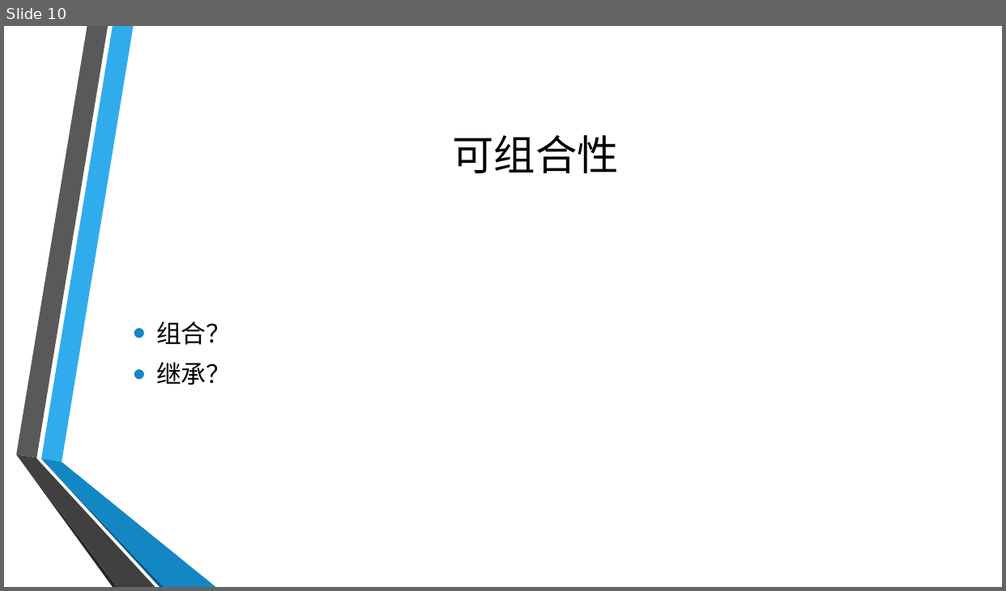
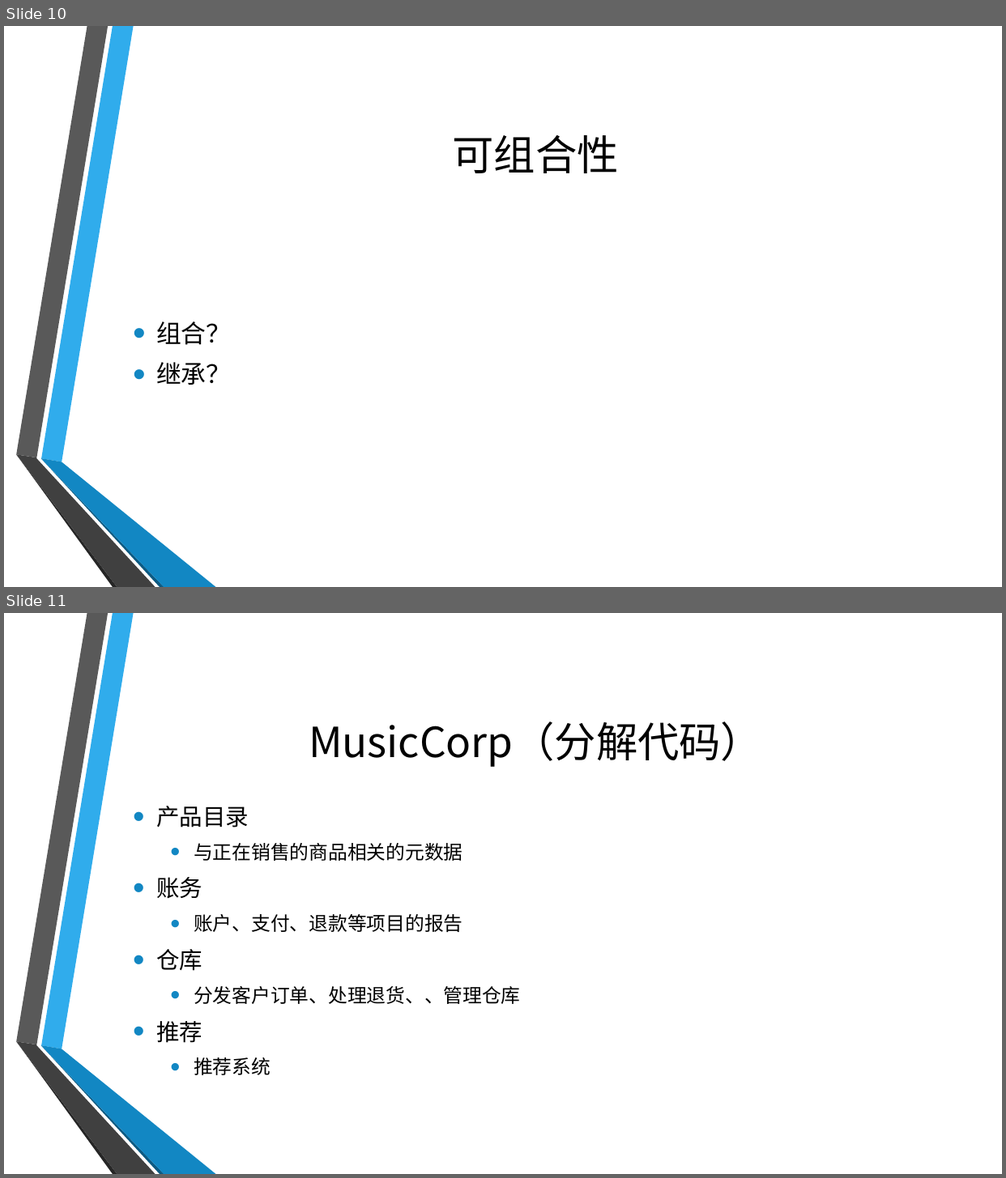
Before and after one commit to GloryXu/spring-cloud, a slide deck: Micro Service.pptx. Shown one above the other, each under a label of ours: slide 10 before the commit, slides 10 and 11 after it. The pictures are 1006x591 and 1006x1178 pixels, drawn with LibreOffice and Linux fonts; fonts in the diff are those of the drawing; background and template pictures are left out. Boxes give left, top, right and bottom in pixels: in the first picture for what was removed or moved away, otherwise in the second. Text is boxed around its words. In the diff, an @@ line names an element or a change of style, - is before the commit and + after.

```diff
--- a/Micro Service.pptx
+++ b/Micro Service.pptx
@@ slide 11 added at bbox=[4, 613, 1002, 1174], background picture (left out); not listed: 6 template elements that a slide beside it also shows @@
@@ title added at bbox=[309, 722, 762, 767], 40 pt, text #000000 @@
+MusicCorp（分解代码）
@@ text added at bbox=[156, 806, 520, 1076], 18.5 pt, text #000000 @@
+• 产品目录
+  • 与正在销售的商品相关的元数据
+• 账务
+  • 账户、支付、退款等项目的报告
+• 仓库
+  • 分发客户订单、处理退货、、管理仓库
+• 推荐
+  • 推荐系统
```
Also in this commit, not shown: 12 other slides added, 2 other files.
